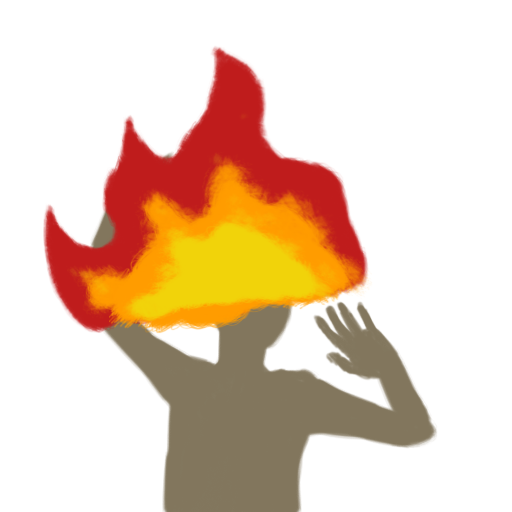
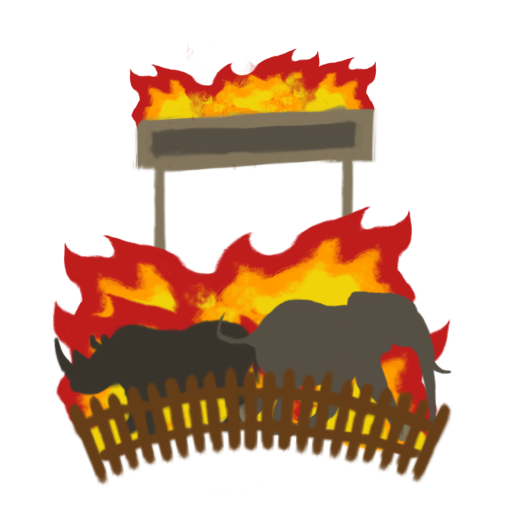
Layered file, before and after one edit (512px x 512px). Changes by layer:
added layer "Capa 3" above "Capa 5" over [67, 364, 452, 487]
added layer "Elephant copia" above "Capa 6" over [215, 290, 452, 443]
added layer "Capa 6" above "PersonOnFire0 copia 4" over [53, 131, 263, 440]
added layer "PersonOnFire0 copia 4" above "PersonOnFire0 copia 3" over [52, 292, 451, 497]
added layer "PersonOnFire0 copia 3" above "Capa 4" over [63, 205, 452, 418]
added layer "Capa 4" above "PersonOnFire0 copia 6" over [130, 103, 384, 431]
added layer "PersonOnFire0 copia 6" above "PersonOnFire0 copia 5" over [133, 42, 379, 157]
added layer "PersonOnFire0 copia 5" above "Capa 2" over [115, 48, 373, 164]
hid "ElephantFire" over [43, 42, 373, 334]
hid "PersonOnFire" over [76, 149, 438, 512]
